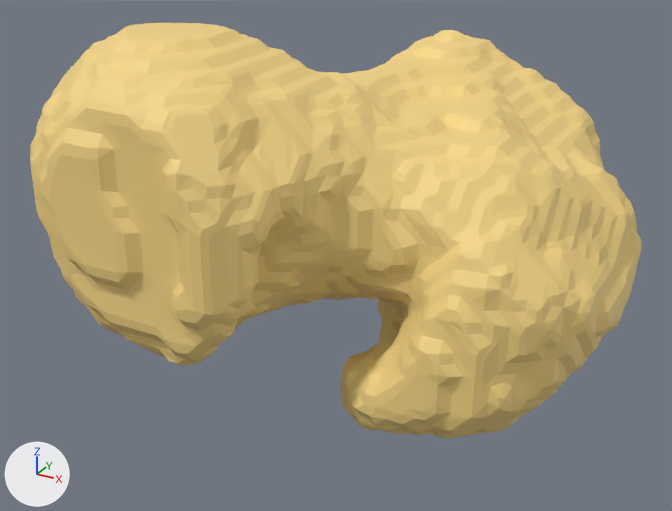
Renders of the glTF model static/models/femur_broken/prompt.glb from each side of a commit.
One viewpoint serves both versions: a camera (50 mm lens) standing at (0.654, -1.245, 0.528) and looking at (-0.031, -0.001, -0.094). Arrows for +X, +Y and +Z are at lower left; the lights stay in place. The first picture is the older version. Where no turn or scale is listed for an object, it has been applied to the vertices.

In view in the first picture: 'geometry_1'.
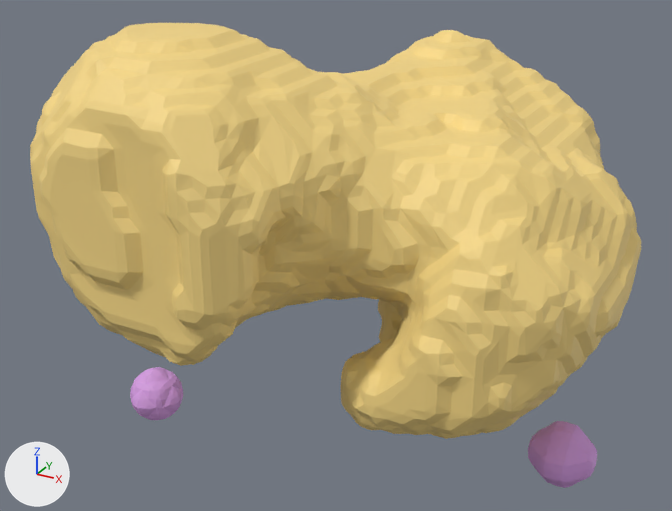
Boxes (x1, y1, x2, y2) around the edits, measured in the pictures (672 x 511 px):
```json
{"object": "geometry_2", "change": "added", "after": [130, 367, 597, 488]}
```

Edits to the scene script, one JSON object a line:
```json
{"op": "add", "block": "mat_material_2", "code": ["mat_material_2 = principled_material('Material_2')", "mat_material_2.base_color = (0.698, 0.349, 0.8)  # purple #da9fe7", "mat_material_2.roughness = 0.6"]}
{"op": "add", "block": "me_geometry_2", "code": ["me_geometry_2 = bpy.data.meshes.new('geometry_2')", "me_geometry_2.from_pydata(...)  # 444 vertices, 880 faces; spans x -0.447..0.416, y -0.119..0.135, z -0.494..-0.35", "me_geometry_2.materials.append(mat_material_2)  # purple #da9fe7"]}
{"op": "add", "block": "ob_geometry_2", "code": ["ob_geometry_2 = bpy.data.objects.new('geometry_2', me_geometry_2)", "ob_geometry_2.location = (0.0, 0.0, 0.0)"]}
```
